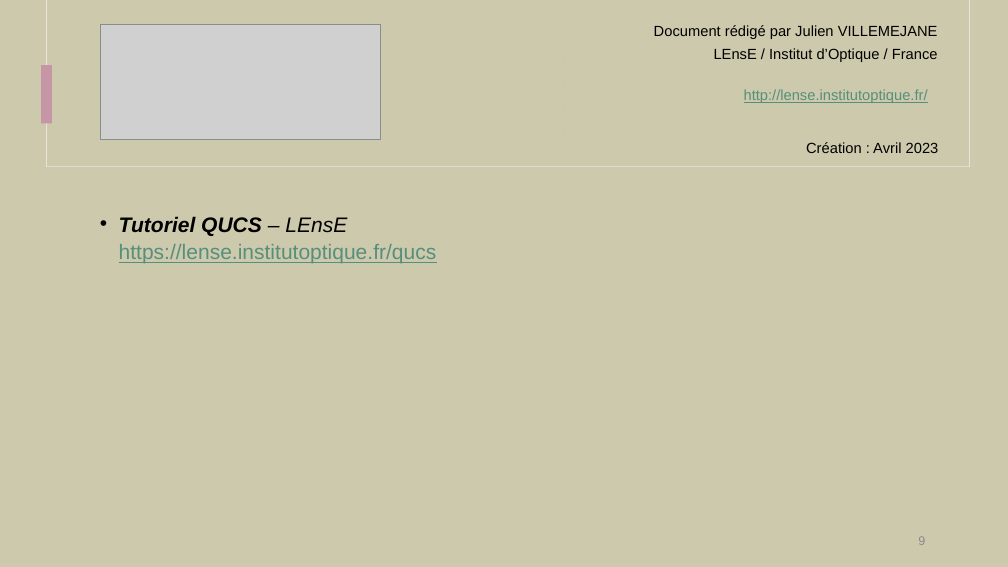
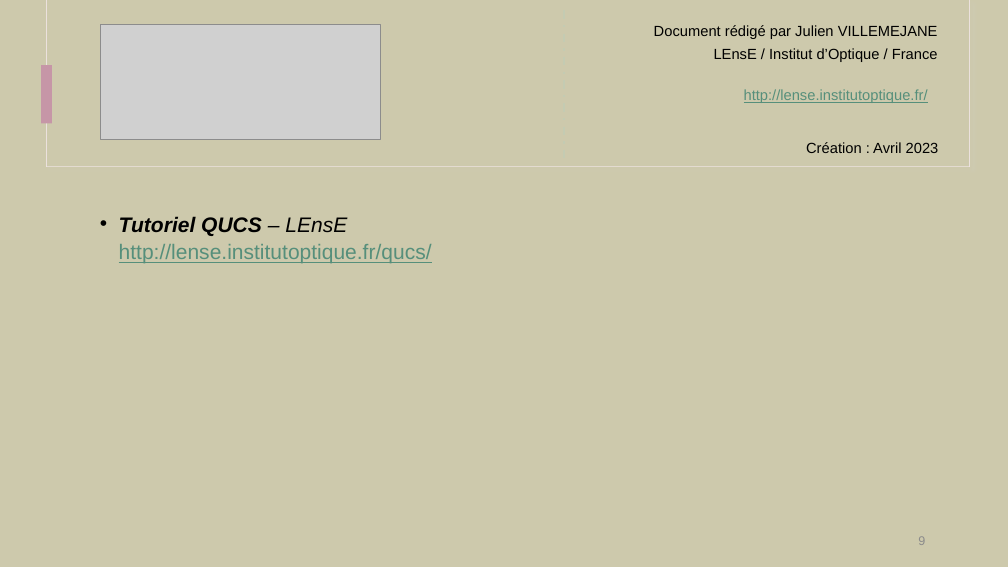
Before and after one commit to IOGS-Digital-Methods/semester-5, a slide deck: slide 9 of ONIP/onip_b1_methodes_numeriques/seance2_equation_diff/B1_s2_0_CircuitRC.pptx. Drawn at 1008x567 pixels with LibreOffice and Linux fonts; fonts in the diff are those of the drawing; grey boxes stand for pictures. Boxes give left, top, right and bottom in pixels: in the first picture for what was removed or moved away, otherwise in the second. Text is boxed around its words. In the diff, an @@ line names an element or a change of style, - is before the commit and + after.

```diff
--- a/ONIP/onip_b1_methodes_numeriques/seance2_equation_diff/B1_s2_0_CircuitRC.pptx
+++ b/ONIP/onip_b1_methodes_numeriques/seance2_equation_diff/B1_s2_0_CircuitRC.pptx
@@ text at bbox=[119, 216, 432, 264]: text changed @@
-• Tutoriel QUCS – LEnsE
-  https://lense.institutoptique.fr/qucs
+• Tutoriel QUCS – LEnsE
+  http://lense.institutoptique.fr/qucs/
```
Also in this commit, not shown: 3 other files.
